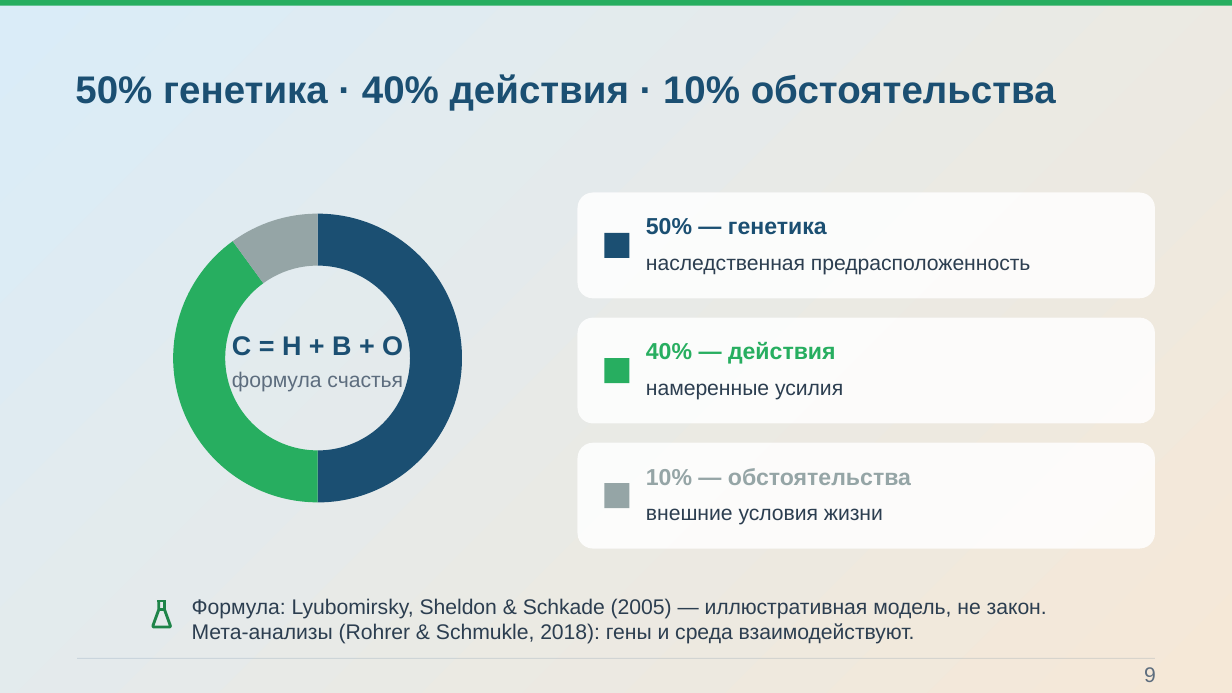
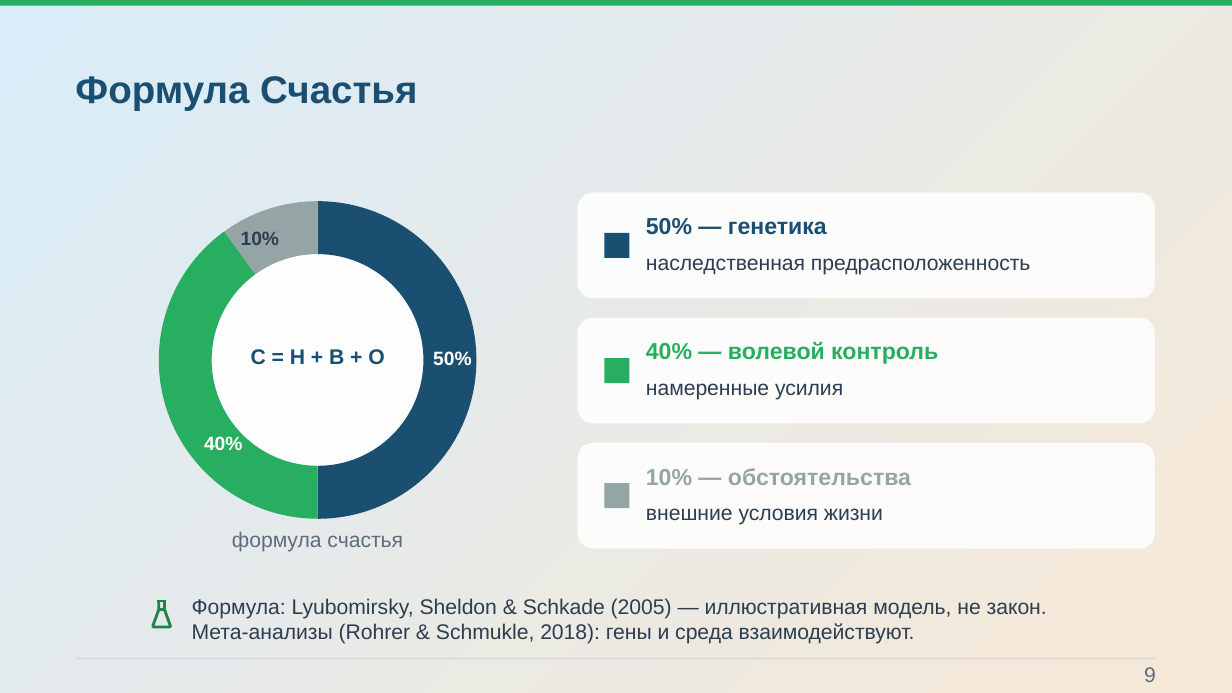
Before and after one commit to Pavel1778/Presentation-happy, a slide deck: slide 9 of Konceptsiya_schastya_static.pptx. Drawn at 1232x693 pixels with LibreOffice and Linux fonts; fonts in the diff are those of the drawing; background and template pictures are left out. Boxes give left, top, right and bottom in pixels: in the first picture for what was removed or moved away, otherwise in the second. Text is boxed around its words. In the diff, an @@ line names an element or a change of style, - is before the commit and + after.

```diff
--- a/Konceptsiya_schastya_static.pptx
+++ b/Konceptsiya_schastya_static.pptx
@@ text removed at (75, 74, 1056, 110) @@
-50% генетика · 40% действия · 10% обстоятельства
@@ text added at (75, 76, 417, 110), 30 pt, text #1B4F72, bold @@
+Формула Счастья
@@ freeform shape: place and size @@
-freeform shape at (233, 213, 318, 283)
+freeform shape at (225, 201, 318, 274)
@@ freeform shape: place and size @@
-freeform shape at (318, 213, 462, 502)
+freeform shape at (318, 201, 477, 519)
@@ freeform shape: place and size @@
-freeform shape at (161, 241, 318, 503)
+freeform shape at (145, 232, 318, 519)
@@ group added at (202, 231, 472, 476): 3 texts, 1 ellipse @@
+50%
+40%
+10%
@@ text "С = Н + В ...": place and size @@
-text "С = Н + В ..." at (232, 336, 403, 356)
+text "С = Н + В ..." at (251, 349, 384, 365)
@@ text "С = Н + В ..." at (251, 349, 384, 365): size 21 to 16.5 pt @@
@@ text at (646, 342, 938, 364): text changed @@
-40% — действия
+40% — волевой контроль
@@ text "формула счастья": place and size @@
-text "формула счастья" at (232, 371, 403, 392)
+text "формула счастья" at (232, 531, 403, 552)
```
Also in this commit, not shown: 10 other slides changed, 37 other files.
